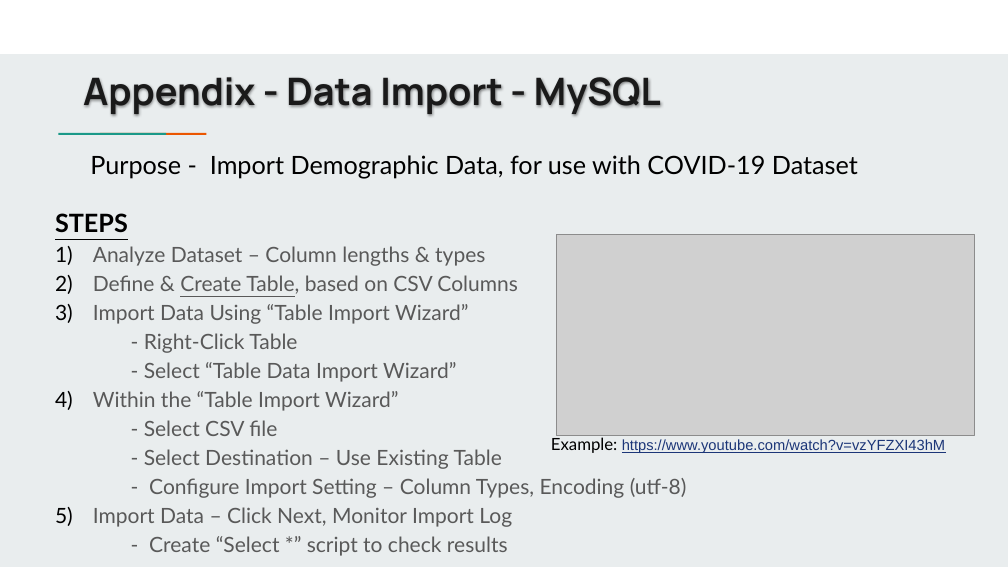
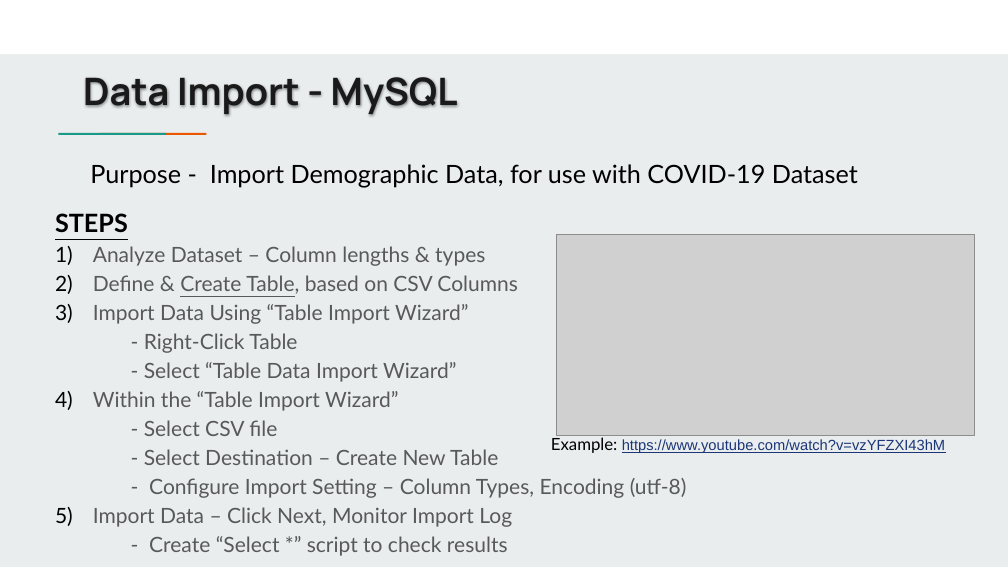
Before and after one commit to jbergmann56/OSDA-DataManipulationAndManagement, a slide deck: slide 16 of Lectures/(3) Extracting & Storing Data.pptx (slide 14 before the commit). Drawn at 1008x567 pixels with LibreOffice and Linux fonts; fonts in the diff are those of the drawing; grey boxes stand for pictures. Boxes give left, top, right and bottom in pixels: in the first picture for what was removed or moved away, otherwise in the second. Text is boxed around its words. In the diff, an @@ line names an element or a change of style, - is before the commit and + after.

```diff
--- a/Lectures/(3) Extracting & Storing Data.pptx
+++ b/Lectures/(3) Extracting & Storing Data.pptx
@@ title at <box>83,77,458,116</box>: text changed @@
-Appendix - Data Import - MySQL
+Data Import - MySQL
@@ text "Purpose - Import Demographic Data, ...": place and size @@
-text "Purpose - Import Demographic Data, ..." at <box>90,155,858,179</box>
+text "Purpose - Import Demographic Data, ..." at <box>90,164,858,188</box>
@@ text at <box>144,449,498,465</box>: text changed @@
-    - Select Destination – Use Existing Table
+    - Select Destination – Create New Table
```
Also in this commit, not shown: 12 other slides changed, 34 other files.
